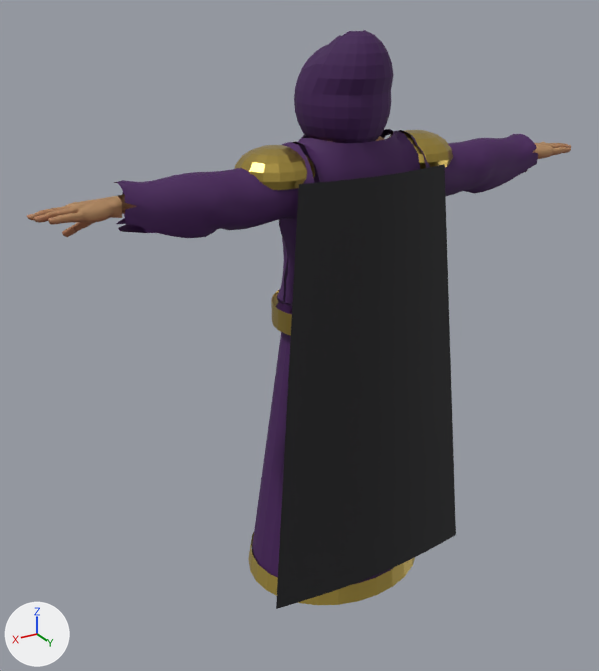
An edit to the glTF model godot-proto/models/herois/M2.gltf, drawn before and after from the same camera.
Before and after are seen from a camera (50 mm lens) standing at (1.376, 2.081, 1.982) and looking at (0.118, -0.015, 0.934). Arrows for +X, +Y and +Z are at lower left; the lights stay in place. The picture after the commit comes second. Vertices at exactly the same position are counted once.

In view in the first picture: 'Barra', 'Capa', 'Capuz', 'Ombreira_l', 'Ombreira_r', 'Saia', 'SuperHero_Male', 'Tunica' and 1 more.
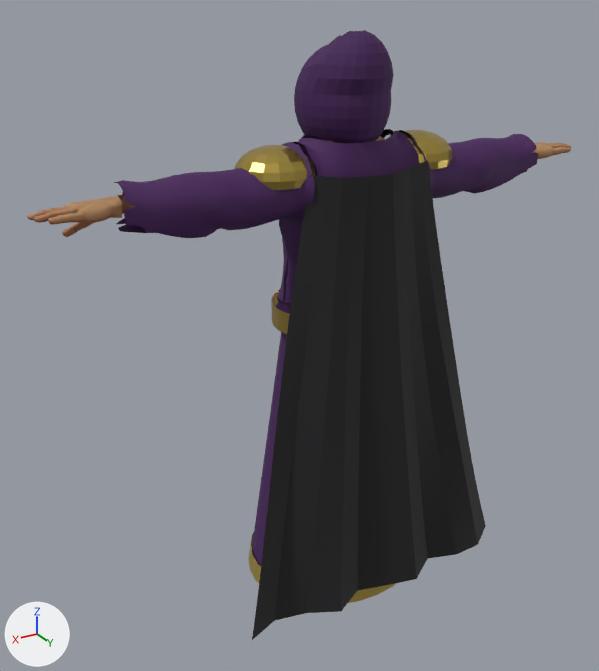
Pixel boxes [x1, y1, x2, y2] of what changed, in the pictures (599 x 671 px):
'Capa', reshaped (30% wider, 8% taller)
    before: [276, 164, 456, 609]
    after: [252, 161, 486, 640]
'Barra', unchanged, covered by the edit
    before: [248, 532, 415, 605]
    after: [248, 532, 396, 603]

The change in detail:
me_capa is used by ob_capa; location (0.0, 0.0, 0.0).
me_capa had 187 vertices, 320 faces and spanned x -0.37..0.37, y 0.202..0.291, z 0.15..1.481.
me_capa now has 187 vertices, 320 faces and spans x -0.5..0.5, y 0.175..0.377, z 0.15..1.495.
me_capa part 1: 187 of 187 vertices moved; they spanned x -0.37..0.37, y 0.202..0.291, z 0.15..1.481 and now span x -0.5..0.5, y 0.175..0.377, z 0.15..1.495; mean shift (0.0, 0.013, 0.004).
